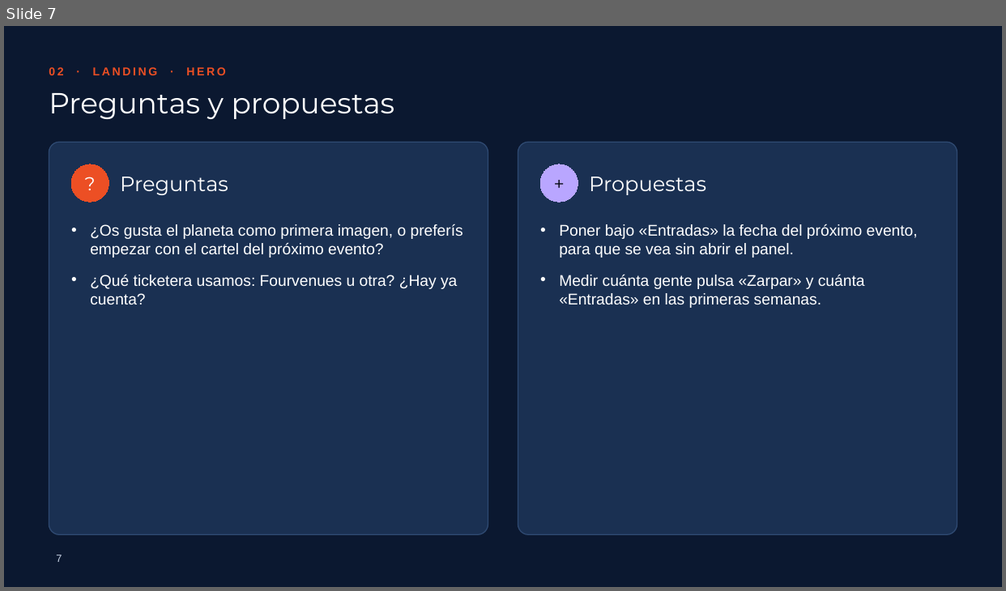
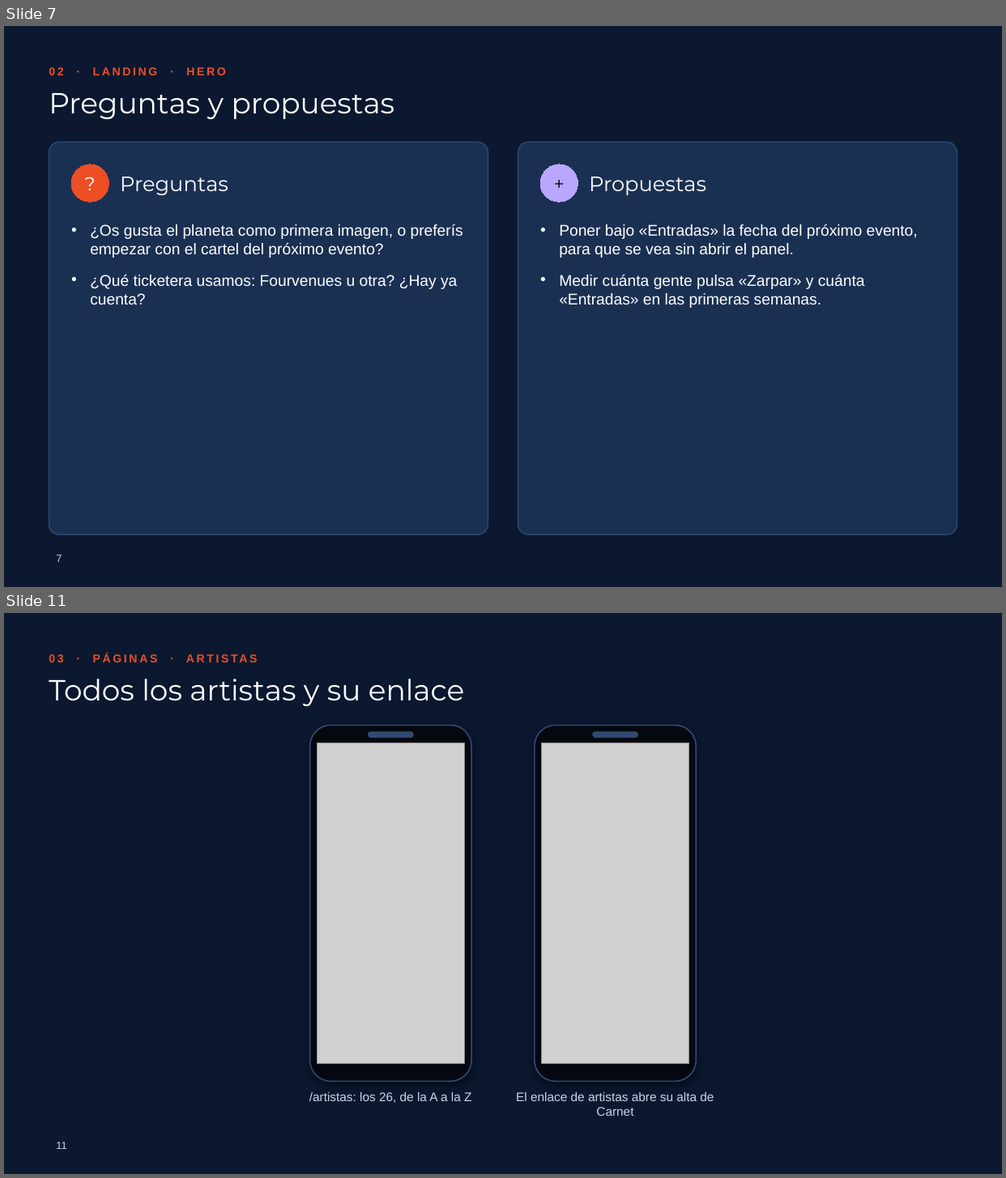
Before and after one commit to picodepato/boia-planet-web, a slide deck: docs/presentacion/boia-planet.pptx. Shown one above the other, each under a label of ours: slide 7 before the commit, slides 7 and 11 after it; the slides between them are not shown. The pictures are 1006x591 and 1006x1178 pixels, drawn with LibreOffice and Linux fonts; fonts in the diff are those of the drawing; grey boxes stand for pictures; background and template pictures are left out. Boxes give left, top, right and bottom in pixels: in the first picture for what was removed or moved away, otherwise in the second. Text is boxed around its words. In the diff, an @@ line names an element or a change of style, - is before the commit and + after.

```diff
--- a/docs/presentacion/boia-planet.pptx
+++ b/docs/presentacion/boia-planet.pptx
@@ slide 11 added at [4,613,1002,1174], background #0B1830 @@
@@ text added at [49,653,296,701], 11 pt, text #EC4F24, bold @@
+03 · PÁGINAS · ARTISTAS
@@ title added at [49,679,464,706], 28 pt, text #FFFFFF @@
+Todos los artistas y su enlace
@@ rounded rectangle added at [310,726,472,1082], fill #05080F, outline #2F4A72 1.25 pt @@
@@ rounded rectangle added at [368,732,414,737], fill #2F4A72, outline #2F4A72 1 pt @@
@@ rounded rectangle added at [535,726,697,1082], fill #05080F, outline #2F4A72 1.25 pt @@
@@ rounded rectangle added at [593,732,638,737], fill #2F4A72, outline #2F4A72 1 pt @@
@@ picture added at [317,743,465,1063] @@
@@ picture added at [542,743,690,1063] @@
@@ text added at [309,1093,471,1103], 12 pt, text #C9D4E6 @@
+/artistas: los 26, de la A a la Z
@@ text added at [516,1093,714,1116], 12 pt, text #C9D4E6 @@
+El enlace de artistas abre su alta de Carnet
@@ page number added at [56,1142,66,1149], 10 pt, text #C9D4E6 @@
+11
```
Also in this commit, not shown: 1 slide changed, 7 other slides added, 1 slide removed, 14 other files.
